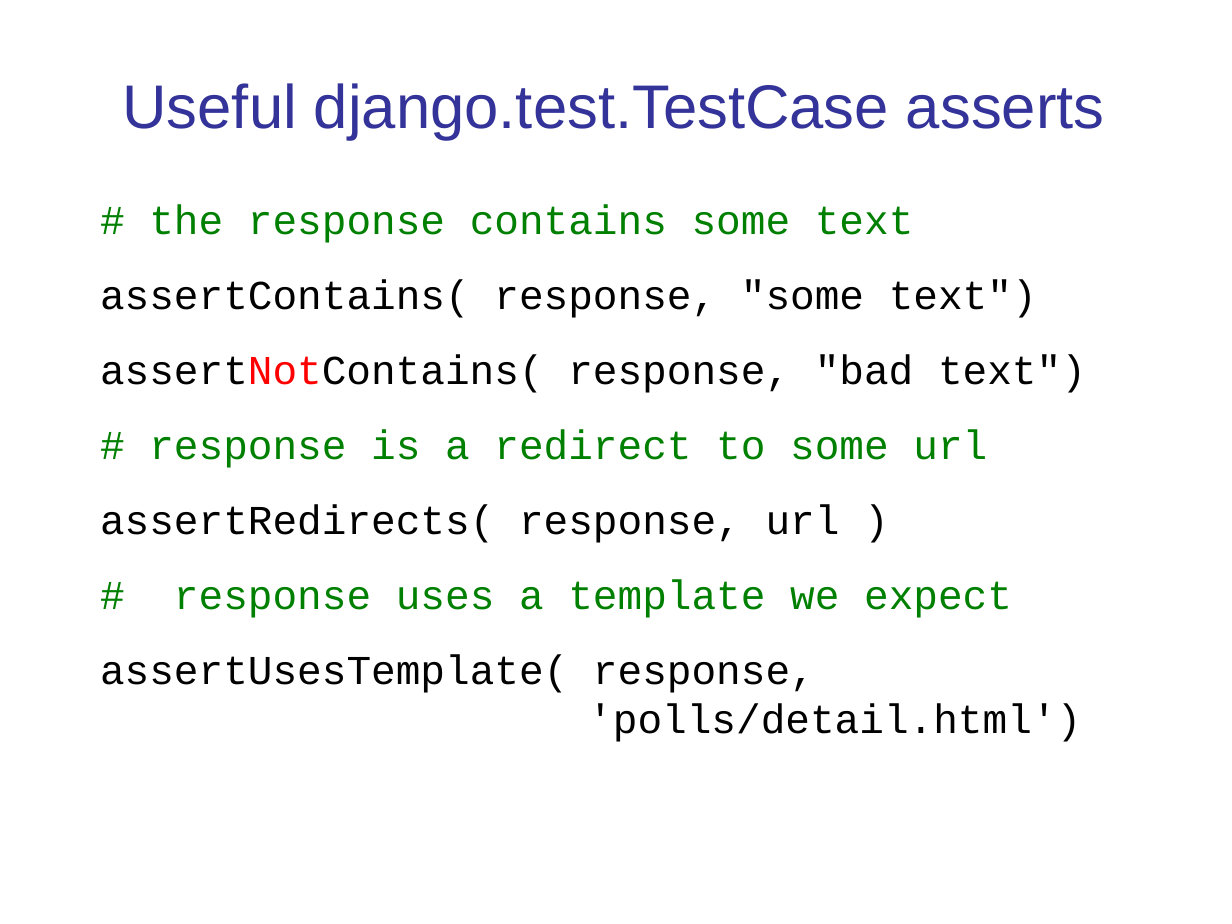
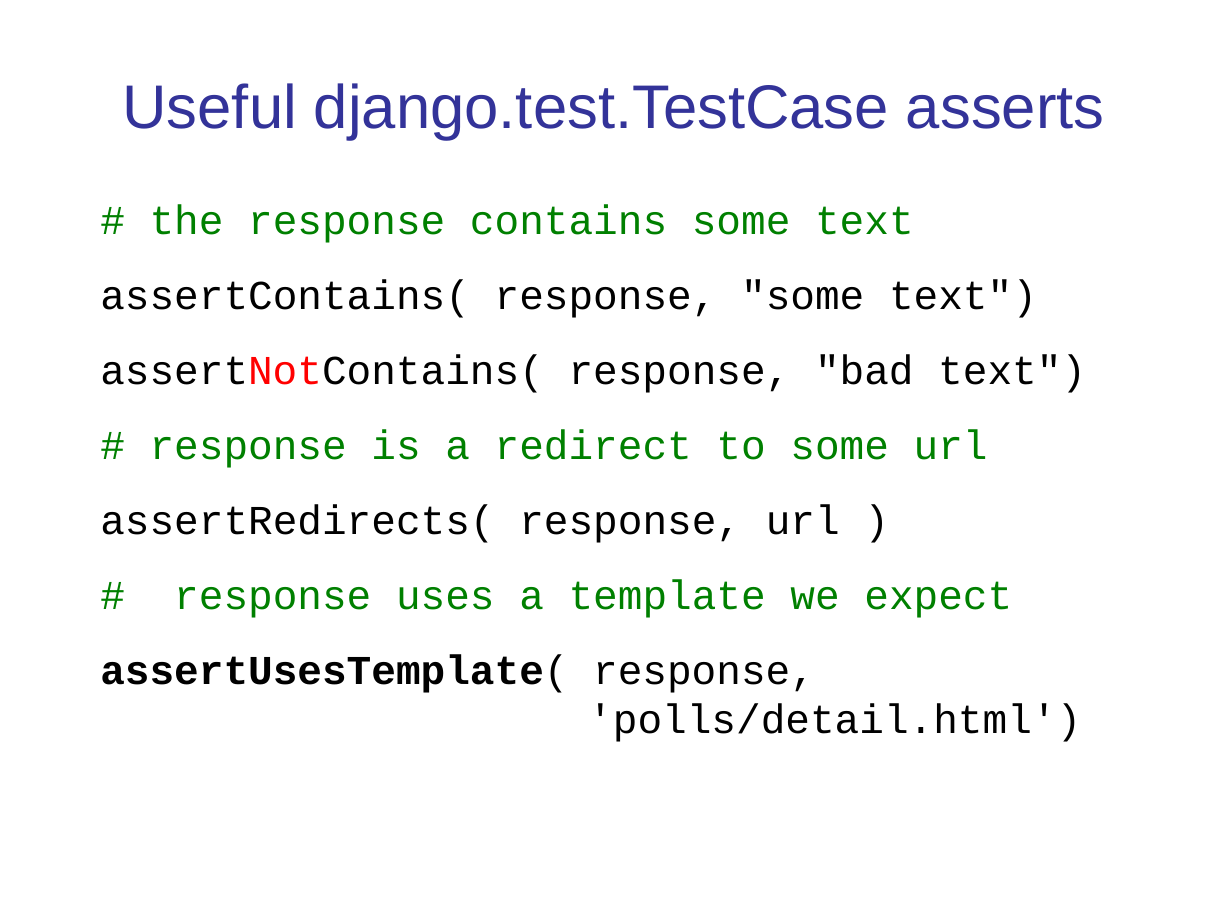
Before and after one commit to cpske/ISP, a slide deck: slide 12 of testing/WebTesting.ppt. Drawn at 1232x924 pixels with LibreOffice and Linux fonts; fonts in the diff are those of the drawing. Boxes give left, top, right and bottom in pixels: in the first picture for what was removed or moved away, otherwise in the second. Text is boxed around its words. In the diff, an @@ line names an element or a change of style, - is before the commit and + after.

```diff
--- a/testing/WebTesting.ppt
+++ b/testing/WebTesting.ppt
@@ text "# the response contains some ..." at (100,205,1086,742): bold on in "assertUsesTemplate(" @@
```
Also in this commit, not shown: 7 other slides changed, 5 other files.
